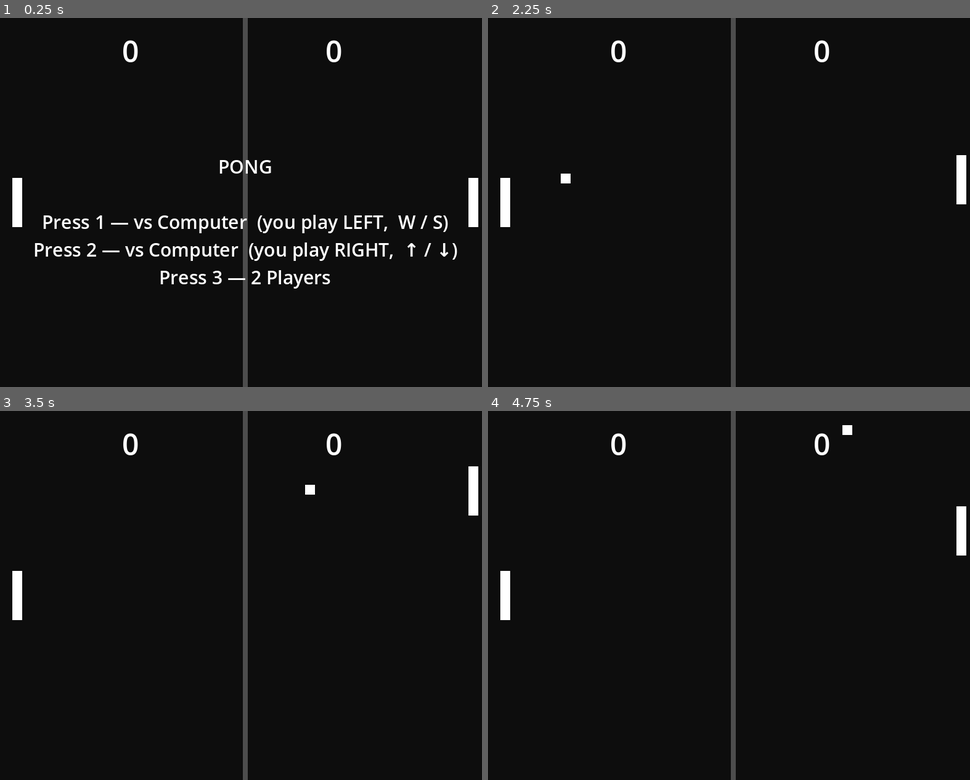
Above: before the commit, frames 1-4 (two rows, left to right).
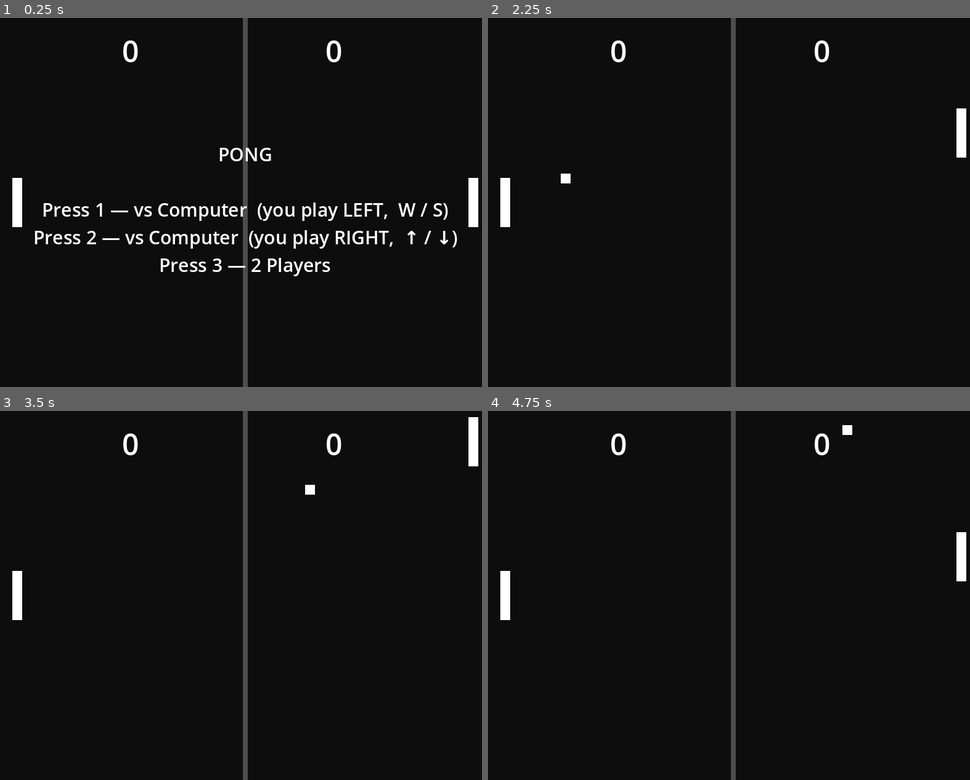
Above: after the commit, the same moments.

Repository: WoSupport/godot-pong
Game: Godot game, scene res://scenes/Main.tscn
Two runs of this game, one before a commit and one after it. Both use one fixed random seed, a clock stepped at 60 frames per second and the inputs below.
Inputs:
- Up to frame 1 (0.25 s): no input
- Up to frame 2 (2.25 s): tap Enter (ui_accept) at 0.5, 0.77, 1.52 s; hold Up (ui_up) 0.53-1.28 s; tap 1 at 0.6 s; tap 2 at 0.8, 1.35 s; hold Down (ui_down) 1.28-2.03 s; tap 3 at 1.55, 2.1 s; hold Up (ui_up) from 2.03 s (still down)
- Up to frame 3 (3.5 s): keep holding Up (ui_up); tap 1 at 2.3, 2.85 s; tap Enter (ui_accept) at 3.02 s; tap 2 at 3.05 s
- Up to frame 4 (4.75 s): release Up (ui_up) at 3.53 s; hold Down (ui_down) from 3.53 s (still down); tap 2 at 3.6 s; tap Enter (ui_accept) at 3.77, 4.52 s; tap 3 at 3.8, 4.35 s; tap 1 at 4.55 s

The runs differ from the first frame. In frame 1, 5.5% of the frame differs, in the area x 7-95%, y 35-74%; in frame 2, 0.5%; in frame 3, 0.5%; in frame 4, 0.3%.

Commit message:
Smarter AI: full speed, ball prediction, strategic aiming
- AI now moves at the same speed as the player (PADDLE_SPEED)
- Predicts the ball's actual landing Y at its paddle x position,
  accounting for wall bounces, instead of tracking current ball Y
- Strategically offsets its paddle to deflect the ball toward the
  corner the opponent is furthest from, rather than returning it
  to centre

Co-Authored-By: Claude Sonnet 4.6 <noreply@anthropic.com>

Diff:
--- a/scripts/Game.gd
+++ b/scripts/Game.gd
@@ -1,22 +1,26 @@
 extends Node
 
 # ── Constants ─────────────────────────────────────────────────────────────────
-const WINNING_SCORE         := 5
-const BALL_SPEED_START      := 250.0   # px/s at kick-off
-const BALL_SPEED_ON_HIT     := 25.0    # added per paddle hit
-const BALL_SPEED_PER_SEC    := 20.0    # gradual ramp-up during a rally
-const MAX_BOUNCE_ANGLE      := 75.0    # degrees — hitting the paddle edge sends the ball steep
-const PADDLE_SPEED          := 400.0
-const AI_SPEED              := 310.0   # AI is slower → beatable; struggles at high ball speed
-const W                     := 800.0
-const H                     := 600.0
+const WINNING_SCORE      := 5
+const BALL_SPEED_START   := 250.0
+const BALL_SPEED_ON_HIT  := 25.0
+const BALL_SPEED_PER_SEC := 20.0
+const MAX_BOUNCE_ANGLE   := 75.0    # degrees — edge hit sends ball steepest
+const PADDLE_SPEED       := 400.0   # AI uses the same speed as the player
+const W                  := 800.0
+const H                  := 600.0
+
+# Wall bounds used by ball and prediction
+const WALL_TOP    := 10.0
+const WALL_BOT    := H - 10.0
+const FIELD_H     := WALL_BOT - WALL_TOP   # 580.0
 
 # ── State ─────────────────────────────────────────────────────────────────────
 var left_score  := 0
 var right_score := 0
 var game_active := false
-var ai_left     := false   # true when the AI controls the left paddle
-var ai_right    := false   # true when the AI controls the right paddle
+var ai_left     := false
+var ai_right    := false
 var ball_dir    := Vector2.ZERO
 var ball_speed  := BALL_SPEED_START
 
@@ -33,7 +37,6 @@
 	_build_scene()
 
 func _build_scene() -> void:
-	# Background
 	var bg_layer := CanvasLayer.new()
 	bg_layer.layer = -10
 	add_child(bg_layer)
@@ -50,7 +53,6 @@
 	cline.color    = Color(0.3, 0.3, 0.3)
 	bg_layer.add_child(cline)
 
-	# Physics bodies
 	left_paddle  = _make_paddle(Vector2(30, H / 2))
 	right_paddle = _make_paddle(Vector2(W - 30, H / 2))
 	ball         = _make_ball()
@@ -59,15 +61,14 @@
 	add_child(right_paddle)
 	add_child(ball)
 
-	# UI
 	var ui := CanvasLayer.new()
 	ui.layer = 10
 	add_child(ui)
 
 	lbl_left    = _make_label("0", Vector2(200, 20), 48)
 	lbl_right   = _make_label("0", Vector2(530, 20), 48)
-	lbl_message = _make_label("", Vector2(0, 220), 30)
-	lbl_message.size                 = Vector2(W, 160)
+	lbl_message = _make_label("", Vector2(0, 200), 30)
+	lbl_message.size                 = Vector2(W, 200)
 	lbl_message.horizontal_alignment = HORIZONTAL_ALIGNMENT_CENTER
 	lbl_message.autowrap_mode        = TextServer.AUTOWRAP_WORD
 
@@ -79,7 +80,7 @@
 
 # ── Builders ──────────────────────────────────────────────────────────────────
 func _make_paddle(pos: Vector2) -> StaticBody2D:
-	var p   := StaticBody2D.new()
+	var p     := StaticBody2D.new()
 	p.position = pos
 	var col   := CollisionShape2D.new()
 	var shape := RectangleShape2D.new()
@@ -96,7 +97,7 @@
 	return p
 
 func _make_ball() -> CharacterBody2D:
-	var b   := CharacterBody2D.new()
+	var b     := CharacterBody2D.new()
 	b.position = Vector2(W / 2, H / 2)
 	var col   := CollisionShape2D.new()
 	var shape := RectangleShape2D.new()
@@ -126,18 +127,12 @@
 	if game_active:
 		return
 	match event.physical_keycode:
-		KEY_1:                      # vs Computer — player on LEFT  (W/S)
-			ai_left  = false
-			ai_right = true
-			_start_game()
-		KEY_2:                      # vs Computer — player on RIGHT (↑/↓)
-			ai_left  = true
-			ai_right = false
-			_start_game()
-		KEY_3:                      # 2 Players
-			ai_left  = false
-			ai_right = false
-			_start_game()
+		KEY_1:
+			ai_left = false;  ai_right = true;  _start_game()
+		KEY_2:
+			ai_left = true;   ai_right = false;  _start_game()
+		KEY_3:
+			ai_left = false;  ai_right = false;  _start_game()
 
 # ── Game loop ─────────────────────────────────────────────────────────────────
 func _physics_process(delta: float) -> void:
@@ -146,58 +141,90 @@
 
 	# Left paddle
 	if ai_left:
-		_tick_ai(left_paddle, false, delta)   # AI tracks ball moving left (x < 0)
-	else:
-		var dir1 := 0
-		if Input.is_key_pressed(KEY_W): dir1 -= 1
-		if Input.is_key_pressed(KEY_S): dir1 += 1
+		_tick_ai(left_paddle, right_paddle, false, delta)
+	else:
+		var d := (int(Input.is_key_pressed(KEY_S)) - int(Input.is_key_pressed(KEY_W)))
 		left_paddle.position.y = clamp(
-			left_paddle.position.y + dir1 * PADDLE_SPEED * delta, 50.0, H - 50.0)
+			left_paddle.position.y + d * PADDLE_SPEED * delta, 50.0, H - 50.0)
 
 	# Right paddle
 	if ai_right:
-		_tick_ai(right_paddle, true, delta)   # AI tracks ball moving right (x > 0)
-	else:
-		var dir2 := 0
-		if Input.is_key_pressed(KEY_UP):   dir2 -= 1
-		if Input.is_key_pressed(KEY_DOWN): dir2 += 1
+		_tick_ai(right_paddle, left_paddle, true, delta)
+	else:
+		var d := (int(Input.is_key_pressed(KEY_DOWN)) - int(Input.is_key_pressed(KEY_UP)))
 		right_paddle.position.y = clamp(
-			right_paddle.position.y + dir2 * PADDLE_SPEED * delta, 50.0, H - 50.0)
+			right_paddle.position.y + d * PADDLE_SPEED * delta, 50.0, H - 50.0)
 
 	_tick_ball(delta)
 
-func _tick_ai(paddle: StaticBody2D, ball_coming_when_positive_x: bool, delta: float) -> void:
-	# Track ball when it's heading toward this paddle; drift to centre otherwise
-	var ball_approaching := ball_dir.x > 0.0 if ball_coming_when_positive_x else ball_dir.x < 0.0
-	var target_y         := ball.position.y if ball_approaching else H / 2.0
-	var move             := clampf(target_y - paddle.position.y, -AI_SPEED * delta, AI_SPEED * delta)
-	paddle.position.y     = clamp(paddle.position.y + move, 50.0, H - 50.0)
-
+# ── AI ────────────────────────────────────────────────────────────────────────
+# ball_toward_positive_x: true for the right paddle AI, false for the left paddle AI
+func _tick_ai(paddle: StaticBody2D, opponent: StaticBody2D, ball_toward_positive_x: bool, delta: float) -> void:
+	var approaching := ball_dir.x > 0.0 if ball_toward_positive_x else ball_dir.x < 0.0
+
+	var target_y: float
+	if approaching:
+		# Predict where the ball will actually land at our paddle x
+		var landing_y := _predict_ball_y(paddle.position.x)
+
+		# Strategic offset: hit the ball with the part of the paddle that deflects
+		# it AWAY from where the opponent currently is.
+		# opponent above centre → send ball down → hit ball below centre (hit_pos = +1)
+		#   → our paddle must be ABOVE landing_y → target = landing_y - offset
+		# opponent below centre → send ball up   → hit ball above centre (hit_pos = -1)
+		#   → our paddle must be BELOW landing_y → target = landing_y + offset
+		var opp_bias  := (opponent.position.y - H / 2.0) / (H / 2.0)  # -1 … +1
+		target_y = landing_y - opp_bias * 36.0   # 36 ≈ 90 % of half-paddle (40)
+	else:
+		# Ball moving away — drift back to centre so we're not caught out of position
+		target_y = H / 2.0
+
+	target_y = clampf(target_y, 50.0, H - 50.0)
+	var move  := clampf(target_y - paddle.position.y, -PADDLE_SPEED * delta, PADDLE_SPEED * delta)
+	paddle.position.y = clamp(paddle.position.y + move, 50.0, H - 50.0)
+
+# Predict the ball's Y coordinate when it reaches target_x, accounting for
+# wall bounces. Returns H/2 if the ball is moving away from target_x.
+func _predict_ball_y(target_x: float) -> float:
+	if absf(ball_dir.x) < 0.01:
+		return ball.position.y
+	# Ball must be heading toward target_x
+	if signf(target_x - ball.position.x) != signf(ball_dir.x):
+		return H / 2.0
+
+	var dx    := absf(target_x - ball.position.x)
+	var dy    := (ball_dir.y / ball_dir.x) * dx   # total signed Y displacement
+
+	# Fold into [WALL_TOP, WALL_BOT] using repeated reflection
+	var y := ball.position.y + dy - WALL_TOP      # 0-based
+	if y < 0.0:
+		y = -y                                     # reflect off top
+	y = fmod(y, FIELD_H * 2.0)
+	if y > FIELD_H:
+		y = FIELD_H * 2.0 - y                     # reflect off bottom
+
+	return clampf(y + WALL_TOP, WALL_TOP, WALL_BOT)
+
+# ── Ball ──────────────────────────────────────────────────────────────────────
 func _tick_ball(delta: float) -> void:
-	# Uncapped ramp-up — ball gets faster until nobody can return it
 	ball_speed += BALL_SPEED_PER_SEC * delta
 
 	var col := ball.move_and_collide(ball_dir * ball_speed * delta)
 	if col:
-		# Where on the paddle did the ball hit? -1 = top edge, 0 = centre, +1 = bottom edge
 		var hit_pos := clampf(
 			(ball.position.y - col.get_collider().position.y) / 40.0, -1.0, 1.0)
-		# Map hit position to outgoing angle (steeper toward edges)
 		var angle  := hit_pos * deg_to_rad(MAX_BOUNCE_ANGLE)
-		# Always bounce away from the paddle that was hit
 		var out_x  := 1.0 if col.get_collider() == left_paddle else -1.0
-		ball_dir    = Vector2(cos(angle) * out_x, sin(angle))   # already unit-length
+		ball_dir    = Vector2(cos(angle) * out_x, sin(angle))
 		ball_speed += BALL_SPEED_ON_HIT
 
-	# Top / bottom walls
-	if ball.position.y < 10.0:
-		ball.position.y = 10.0
+	if ball.position.y < WALL_TOP:
+		ball.position.y = WALL_TOP
 		ball_dir.y      = absf(ball_dir.y)
-	elif ball.position.y > H - 10.0:
-		ball.position.y = H - 10.0
+	elif ball.position.y > WALL_BOT:
+		ball.position.y = WALL_BOT
 		ball_dir.y      = -absf(ball_dir.y)
 
-	# Scoring
 	if   ball.position.x < -20.0:    _score("left")
 	elif ball.position.x > W + 20.0: _score("right")
 
